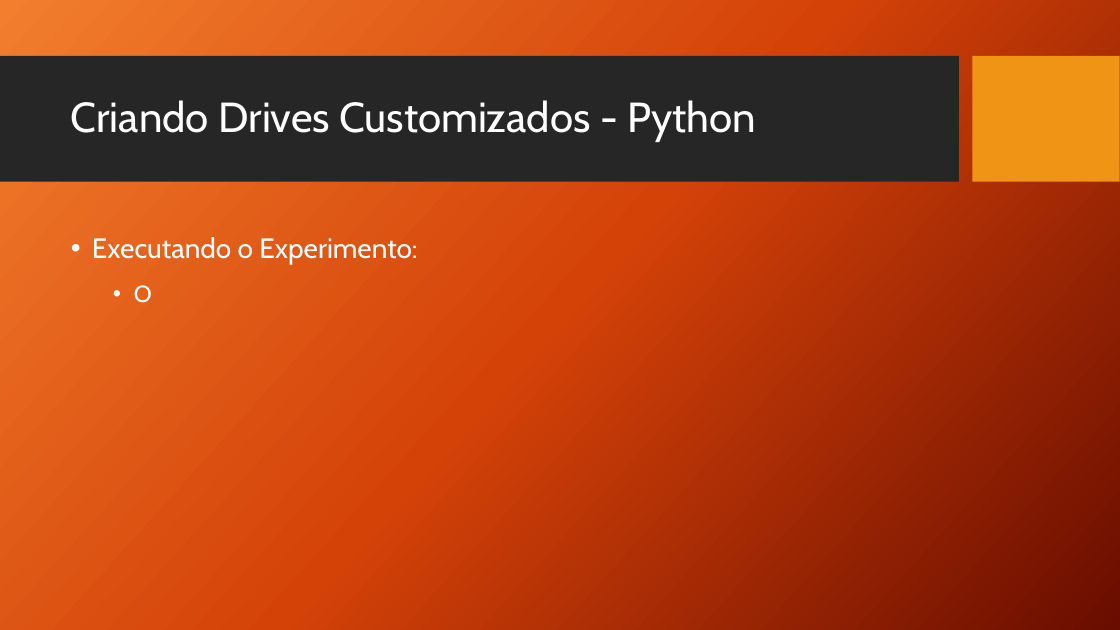
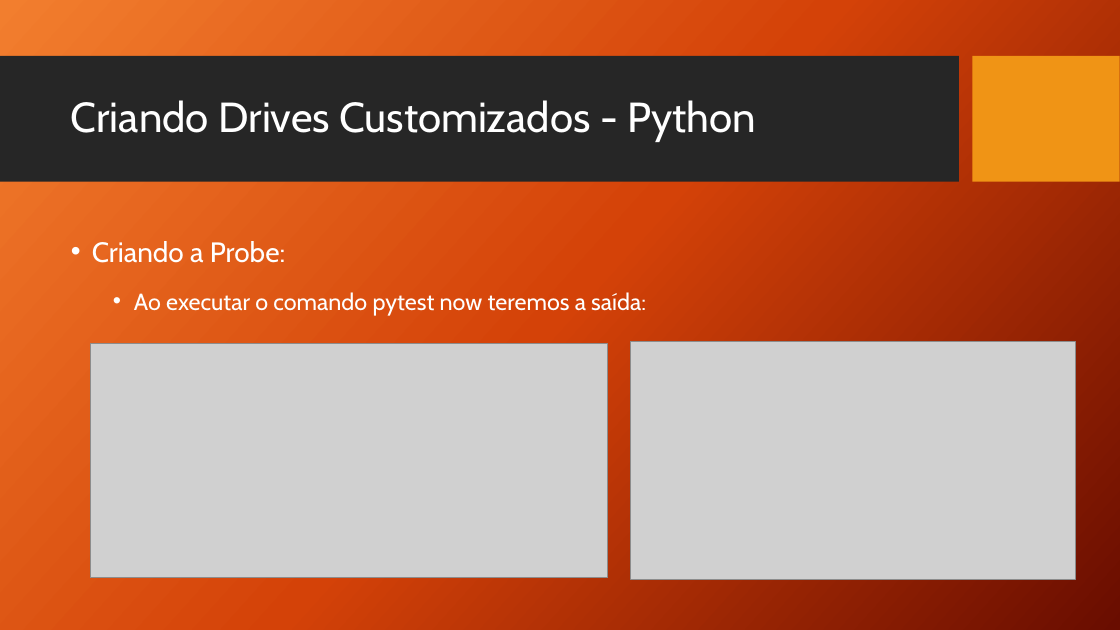
Before and after one commit to TCC-Chaos-Engineering/docs-chaos-engineering, a slide deck: slide 149 of docs/Chaos Engineering - Das Hipoteses aos Testes.pptx. Drawn at 1120x630 pixels with LibreOffice and Linux fonts; fonts in the diff are those of the drawing; grey boxes stand for pictures; background and template pictures are left out. Boxes give left, top, right and bottom in pixels: in the first picture for what was removed or moved away, otherwise in the second. Text is boxed around its words. In the diff, an @@ line names an element or a change of style, - is before the commit and + after.

Commit message:
Finaliza Drives Customizados
Finaliza Drives Customizados

```diff
--- a/docs/Chaos Engineering - Das Hipoteses aos Testes.pptx
+++ b/docs/Chaos Engineering - Das Hipoteses aos Testes.pptx
@@ text at bbox=[92, 241, 646, 315]: text changed; size 24 to 20 pt @@
-• Executando o Experimento:
-  • O
+• Criando a Probe:
+  • Ao executar o comando pytest now teremos a saída:
@@ picture added at bbox=[90, 344, 607, 578] @@
@@ picture added at bbox=[630, 342, 1075, 580] @@
```
Also in this commit, not shown: 4 other slides changed.
